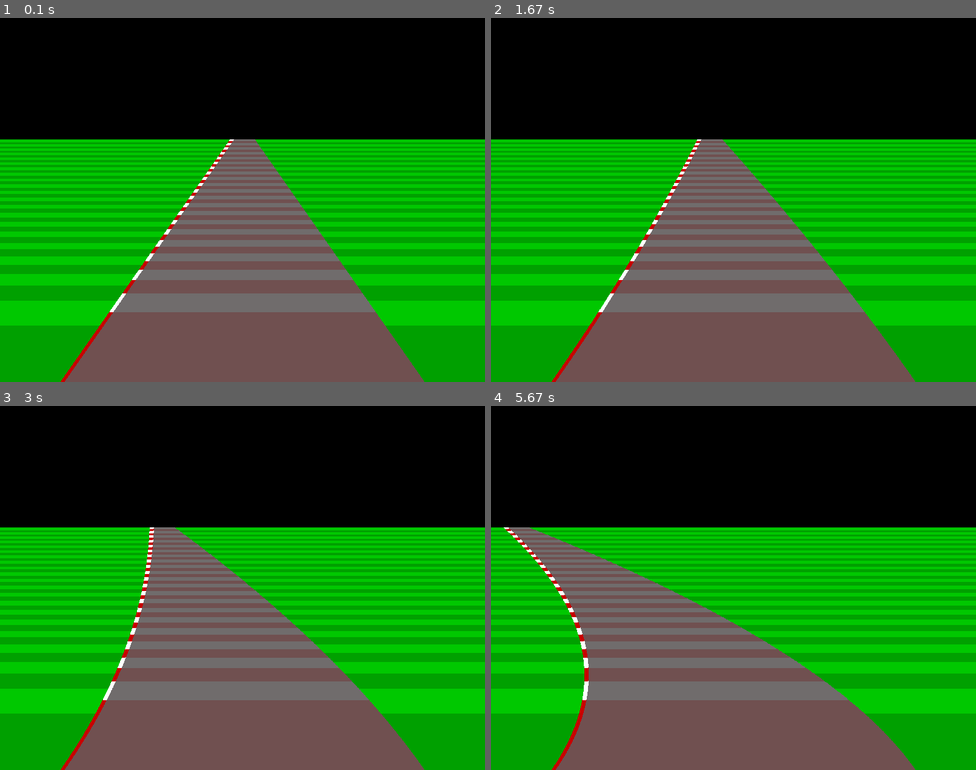
Above: before the commit, frames 1-4 (two rows, left to right).
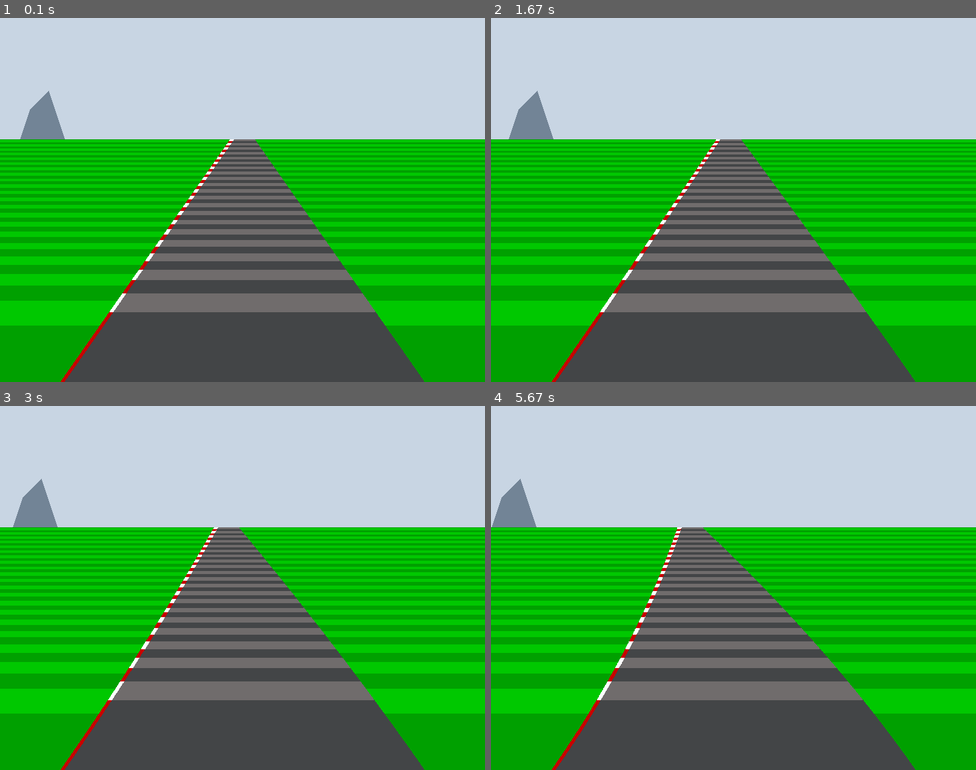
Above: after the commit, the same moments.

Repository: malaeng/12SDD-AT3
Game: pygame game, started from psuedo3droad.py
Same seed, same stepped clock (60 frames per second), same inputs: the game is played once before the commit and once after it.
Inputs:
- Up to frame 1 (0.1 s): no input
- Up to frame 2 (1.67 s): tap J at 0.33, 1.07, 1.37 s; tap I at 0.67 s; hold L 1-1.47 s; tap M at 1.5 s
- Up to frame 3 (3 s): tap J at 1.9, 2.2, 2.4, 2.73 s
- Up to frame 4 (5.67 s): tap J at 3.03, 3.23, 3.53, 3.8, 4.13, 4.43, 4.57, 4.97, 5.27, 5.63 s

The runs differ from the first frame. In frame 1, 52% of the frame differs, in the area x 0-100%, y 0-100%; in frame 2, 53%; in frame 3, 56%; in frame 4, 61%.

Commit message:
added mountains, sky, left border)

Diff:
--- a/psuedo3droad.py
+++ b/psuedo3droad.py
@@ -12,7 +12,7 @@
 road1 = (112, 108, 108)
 green1 = (0, 200, 0)
 
-roadcols = [(112, 108, 108), (112, 80, 80)]
+roadcols = [(112, 108, 108), (67, 69, 71)]
 grasscols = [(0, 200, 0), (0, 160, 0)]
 bordercols = [(255, 255, 255), (200, 0, 0)]
 
@@ -36,21 +36,37 @@
 
             if event.type == pygame.KEYDOWN:
                 if event.key == pygame.K_j:
-                    curve_change = -0.05
+                    curve_change = -0.01
                 if event.key == pygame.K_l:
-                    curve_change = 0.05
+                    curve_change = 0.01
                 if event.key == pygame.K_i:
-                    car_z_change = 0.5
+                    car_z_change = 1.0
                 if event.key == pygame.K_m:
-                    car_z_change = -0.5
+                    car_z_change = -1.0
 
+            # doesn't work well when pressing two at a time.
             if event.type == pygame.KEYUP:
                 if event.key == pygame.K_j or event.key == pygame.K_l:
                     curve_change = 0
                 if event.key == pygame.K_i or event.key == pygame.K_m:
                     car_z_change = 0
 
-        # print(math.sin(20.0 * (1-display_height/2) ** 2 + car_z * 0.1) > 0.0
+        # Draw sky
+
+        pygame.draw.polygon(gameDisplay, (200, 213, 227), [
+            (0, 0),
+            (0, display_height),
+            (display_width, display_height),
+            (display_width, 0)
+        ])
+
+        # Draw mountains
+        pygame.draw.polygon(gameDisplay, (114, 132, 150), [
+            (70*curve_amount, display_height/2),
+            (70*curve_amount+50, display_height/2 - 150),
+            (70*curve_amount+80, display_height/2 - 180),
+            (70*curve_amount+140, display_height/2)
+        ])
 
 
         # Draw grass
@@ -65,7 +81,7 @@
                 (0, display_height-h*(i+1))
             ])
 
-        angle = math.radians(55.0) # convert degrees to radians because trig is done in radians
+        angle = math.radians(55.0) # convert degrees to radians because trig is done in radians in python
         offset = 100.0 # Distance between road and edge of screen
 
         curve_amount += curve_change
